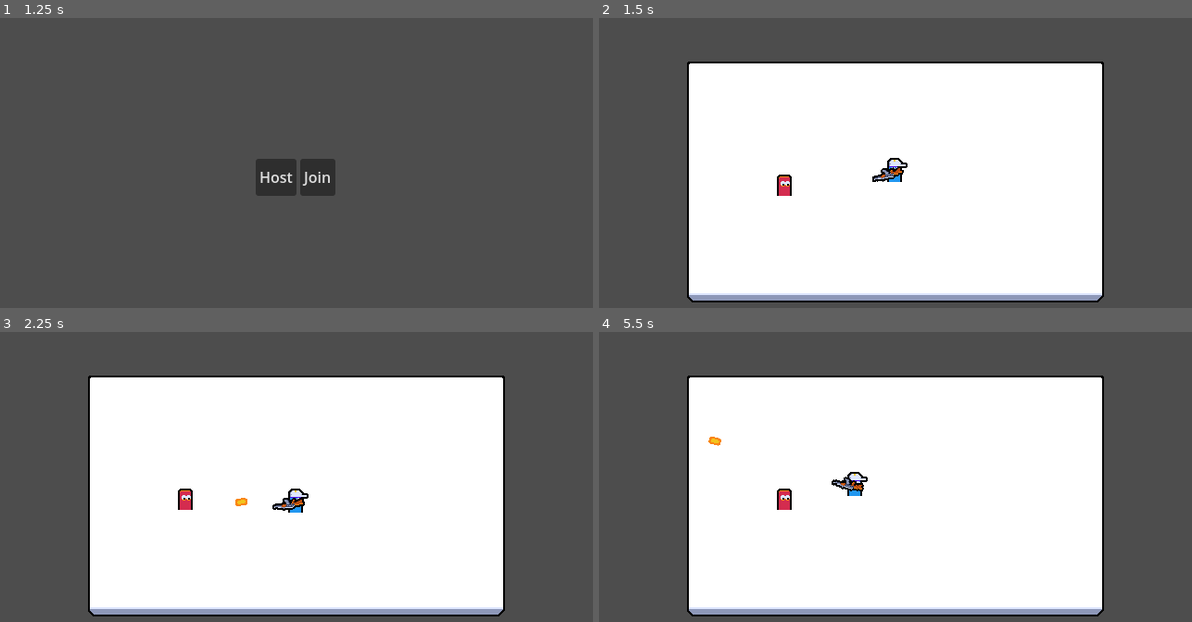
Above: before the commit, frames 1-4 (two rows, left to right).
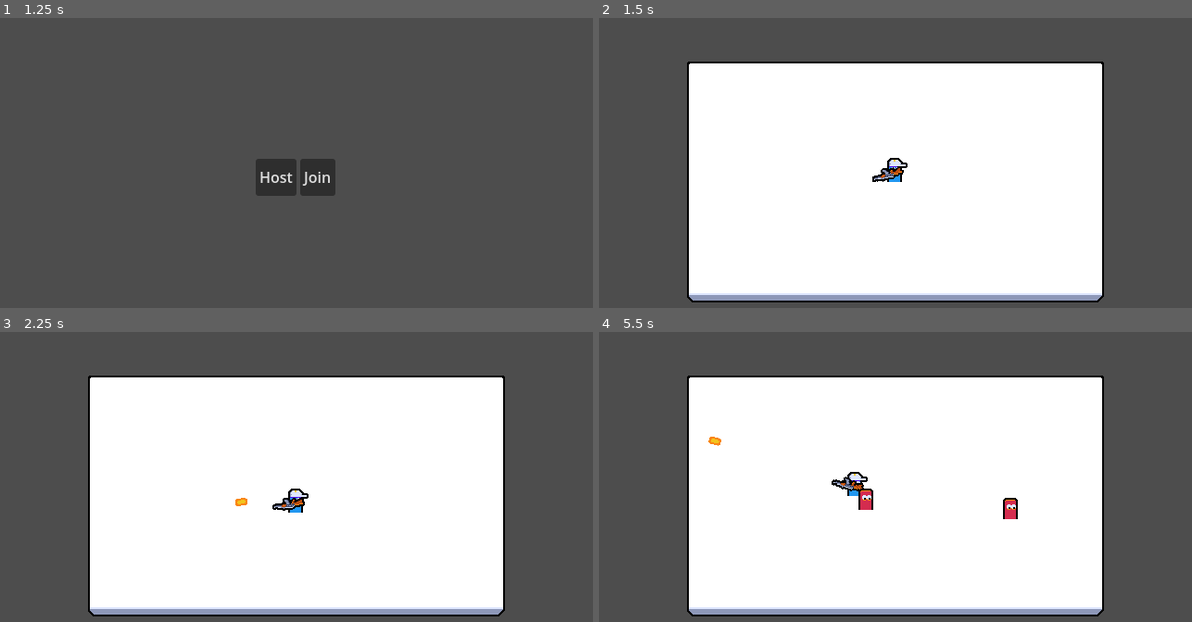
Above: after the commit, the same moments.

Repository: quangtran666/2D-Mutiplayer
Game: Godot game, scene res://ui/main_menu/main_menu.tscn
Two runs of this game, one before a commit and one after it. Both use one fixed random seed, a clock stepped at 60 frames per second and the inputs below.
Inputs (mouse positions are in pixels of both pictures, inside the frame that each line leads up to):
- Up to frame 1 (1.25 s): tap Enter at 0.5 s; move the mouse to (426, 160) at 0.52 s; press the mouse at (426, 160) at 0.53 s; hold D (move_right) from 0.53 s (still down)
- Up to frame 2 (1.5 s): release D (move_right) at 1.25 s; release the mouse at (1025, 160) at 1.25 s; click "Host" at 1.25 s
- Up to frame 3 (2.25 s): tap Space at 2 s; move the mouse to (177, 508) at 2.02 s; hold S (move_down) from 2.03 s (still down); click (177, 508) at 2.1 s
- Up to frame 4 (5.5 s): move the mouse to (954, 419) at 2.77 s; release S (move_down) at 2.78 s; press the mouse at (954, 419) at 2.78 s; hold D (move_right) 2.78-3.53 s; move the mouse to (865, 558) at 3.52 s; release the mouse at (865, 558) at 3.53 s; hold W (move_up) 3.53-4.28 s; click (865, 558) at 3.6 s; move the mouse to (1073, 540) at 4.27 s; press the mouse at (1073, 540) at 4.28 s; hold A (move_left) from 4.28 s (still down); move the mouse to (717, 442) at 5.02 s; release the mouse at (717, 442) at 5.03 s; click (717, 442) at 5.1 s

Frame 1 is identical in both runs. In frame 2, 0.2% of the frame differs, in the area x 30-33%, y 53-62%; in frame 3, 0.2%; in frame 4, 0.5%, in the area x 30-71%, y 53-65%.

Commit message:
Refactor enemy mechanics and add health component
- Removed direct enemy instantiation from main.gd and introduced EnemyManager for spawning.
- Added HealthComponent to manage enemy health and death logic.
- Updated enemy.gd to utilize HealthComponent for damage handling and target acquisition.
- Enhanced enemy.tscn to include health management and target acquisition timer.
- Updated player.tscn to include player group for easier targeting.
- Integrated new components into the main scene for improved organization and functionality.

Diff:
--- /dev/null
+++ b/components/health_component.gd
@@ -0,0 +1,16 @@
+class_name HealthComponent
+extends Node
+
+signal died
+
+@export var max_health: int = 1
+
+var current_health: int
+
+func _ready() -> void:
+    current_health = max_health
+
+func damage(amount: int) -> void:
+    current_health = clamp(current_health - amount, 0, max_health)
+    if current_health == 0:
+        died.emit()
--- /dev/null
+++ b/components/health_component.tscn
@@ -0,0 +1,6 @@
+[gd_scene load_steps=2 format=3 uid="uid://obpgxc15hmtu"]
+
+[ext_resource type="Script" uid="uid://dkvd4sf72y4sy" path="res://components/health_component.gd" id="1_t2tvt"]
+
+[node name="HealthComponent" type="Node"]
+script = ExtResource("1_t2tvt")
--- a/entities/enemy/enemy.gd
+++ b/entities/enemy/enemy.gd
@@ -2,16 +2,44 @@
 extends CharacterBody2D
 
 @onready var area_2d: Area2D = $Area2D
+@onready var target_acquisition_timer: Timer = $TargetAcquisitionTimer
+@onready var health_component: HealthComponent = $HealthComponent
 
-var current_health: int = 5
+var target_position: Vector2
 
 func _ready() -> void:
     area_2d.area_entered.connect(_on_area_entered)
+    target_acquisition_timer.timeout.connect(_on_target_acquisition_timer_timeout)
+    if is_multiplayer_authority():
+        health_component.died.connect(_on_health_component_died)
+        acquire_target()
+
+func _process(_delta: float) -> void:
+    if is_multiplayer_authority():
+        velocity = global_position.direction_to(target_position) * 40
+        move_and_slide()
 
 func handle_hit() -> void:
-    current_health -= 1
-    if current_health <= 0:
-        queue_free()
+    health_component.damage(1)
+
+func acquire_target() -> void:
+    var players = get_tree().get_nodes_in_group("player")
+    var nearest_player: Player = null
+    var nearest_squared_distance: float
+
+    for player in players:
+        if nearest_player == null:
+            nearest_player = player
+            nearest_squared_distance = nearest_player.global_position.distance_squared_to(global_position)
+            continue
+
+        var squared_distance: float = player.global_position.distance_squared_to(global_position)
+        if squared_distance < nearest_squared_distance:
+            nearest_player = player
+            nearest_squared_distance = squared_distance
+
+    if nearest_player != null:
+        target_position = nearest_player.global_position
 
 func _on_area_entered(area: Area2D) -> void:
     if !is_multiplayer_authority():
@@ -21,3 +49,10 @@
         var bullet = area.owner as Bullet
         bullet.register_collision()
         handle_hit()
+
+func _on_target_acquisition_timer_timeout() -> void:
+    if is_multiplayer_authority():
+        acquire_target()
+
+func _on_health_component_died() -> void:
+    queue_free()
--- a/entities/enemy/enemy.tscn
+++ b/entities/enemy/enemy.tscn
@@ -1,12 +1,13 @@
-[gd_scene load_steps=6 format=3 uid="uid://cs3uxguww5dtr"]
+[gd_scene load_steps=7 format=3 uid="uid://cs3uxguww5dtr"]
 
 [ext_resource type="Script" uid="uid://xoicxpxlueb4" path="res://entities/enemy/enemy.gd" id="1_im2q6"]
 [ext_resource type="Texture2D" uid="uid://v52hje6f3n40" path="res://entities/enemy/enemy_medium.png" id="1_ksmh7"]
+[ext_resource type="PackedScene" uid="uid://obpgxc15hmtu" path="res://components/health_component.tscn" id="2_3fvr7"]
 
 [sub_resource type="SceneReplicationConfig" id="SceneReplicationConfig_im2q6"]
 properties/0/path = NodePath(".:global_position")
 properties/0/spawn = true
-properties/0/replication_mode = 0
+properties/0/replication_mode = 1
 
 [sub_resource type="RectangleShape2D" id="RectangleShape2D_ksmh7"]
 size = Vector2(16, 24)
@@ -21,6 +22,13 @@
 
 [node name="MultiplayerSynchronizer" type="MultiplayerSynchronizer" parent="."]
 replication_config = SubResource("SceneReplicationConfig_im2q6")
+
+[node name="TargetAcquisitionTimer" type="Timer" parent="."]
+wait_time = 0.2
+autostart = true
+
+[node name="HealthComponent" parent="." instance=ExtResource("2_3fvr7")]
+max_health = 5
 
 [node name="Area2D" type="Area2D" parent="."]
 position = Vector2(0, -11)
--- a/entities/player/player.tscn
+++ b/entities/player/player.tscn
@@ -12,7 +12,7 @@
 
 [sub_resource type="CircleShape2D" id="CircleShape2D_sfv1e"]
 
-[node name="Player" type="CharacterBody2D"]
+[node name="Player" type="CharacterBody2D" groups=["player"]]
 collision_layer = 0
 motion_mode = 1
 script = ExtResource("1_symyc")
--- a/main.gd
+++ b/main.gd
@@ -1,7 +1,6 @@
 extends Node
 
 var player_scene: PackedScene = preload("res://entities/player/player.tscn")
-var enemy_scene: PackedScene = preload("res://entities/enemy/enemy.tscn")
 
 @onready var multiplayer_spawner: MultiplayerSpawner = $MultiplayerSpawner
 @onready var player_spawn_position: Marker2D = $PlayerSpawnPosition
@@ -16,11 +15,6 @@
 
 	peer_ready.rpc_id(1)
 
-	if is_multiplayer_authority():
-		var enemy = enemy_scene.instantiate() as Enemy
-		enemy.position = Vector2.ONE * 200
-		add_child(enemy)
-
 @rpc("any_peer", "call_local", "reliable")
 func peer_ready() -> void:
 	var sender_id := multiplayer.get_remote_sender_id()
--- a/main.tscn
+++ b/main.tscn
@@ -1,7 +1,8 @@
-[gd_scene load_steps=5 format=3 uid="uid://bpwfgkjf2kihj"]
+[gd_scene load_steps=6 format=3 uid="uid://bpwfgkjf2kihj"]
 
 [ext_resource type="Script" uid="uid://cwf2l7rp25pib" path="res://main.gd" id="1_0xm2m"]
 [ext_resource type="Texture2D" uid="uid://qyv2xhulqyws" path="res://assets/arena.png" id="2_0xm2m"]
+[ext_resource type="PackedScene" uid="uid://b04ycqrbv7stm" path="res://manager/EnemyManager.tscn" id="2_h2yge"]
 
 [sub_resource type="RectangleShape2D" id="RectangleShape2D_0xm2m"]
 size = Vector2(32, 300)
@@ -12,9 +13,22 @@
 [node name="Main" type="Node"]
 script = ExtResource("1_0xm2m")
 
+[node name="EnemyManager" parent="." node_paths=PackedStringArray("enemy_spawn_root", "spawn_rect") instance=ExtResource("2_h2yge")]
+enemy_spawn_root = NodePath("..")
+spawn_rect = NodePath("../SpawnRect")
+
 [node name="MultiplayerSpawner" type="MultiplayerSpawner" parent="."]
 _spawnable_scenes = PackedStringArray("uid://b0cv4kf3ow4ae", "uid://cs3uxguww5dtr")
 spawn_path = NodePath("..")
+
+[node name="SpawnRect" type="ReferenceRect" parent="."]
+custom_minimum_size = Vector2(414, 216)
+offset_left = 113.0
+offset_top = 73.0
+offset_right = 527.0
+offset_bottom = 289.0
+mouse_filter = 2
+metadata/_edit_lock_ = true
 
 [node name="PlayerSpawnPosition" type="Marker2D" parent="."]
 position = Vector2(320, 185)
@@ -26,6 +40,7 @@
 metadata/_edit_lock_ = true
 
 [node name="StaticBodies" type="Node2D" parent="."]
+visible = false
 
 [node name="StaticBody2D" type="StaticBody2D" parent="StaticBodies"]
 position = Vector2(79, 181)
--- /dev/null
+++ b/manager/EnemyManager.tscn
@@ -0,0 +1,14 @@
+[gd_scene load_steps=3 format=3 uid="uid://b04ycqrbv7stm"]
+
+[ext_resource type="Script" uid="uid://beh3x6pxkohfu" path="res://manager/enemy_manager.gd" id="1_26fr1"]
+[ext_resource type="PackedScene" uid="uid://cs3uxguww5dtr" path="res://entities/enemy/enemy.tscn" id="2_hctvm"]
+
+[node name="EnemyManager" type="Node"]
+script = ExtResource("1_26fr1")
+enemy_scene = ExtResource("2_hctvm")
+
+[node name="RoundTimer" type="Timer" parent="."]
+one_shot = true
+
+[node name="SpawnIntervalTimer" type="Timer" parent="."]
+one_shot = true
--- /dev/null
+++ b/manager/enemy_manager.gd
@@ -0,0 +1,50 @@
+class_name EnemyManager
+extends Node
+
+const ROUND_BASE_TIME: int = 10
+const ROUND_GROWTH: int = 5
+const BASE_ENEMY_SPAWN_TIME: float = 2
+const ENEMY_SPAWN_TIME_GROWTH: float = -0.15
+
+@export var enemy_scene: PackedScene
+@export var enemy_spawn_root: Node
+@export var spawn_rect: ReferenceRect
+
+@onready var spawn_interval_timer: Timer = $SpawnIntervalTimer
+@onready var round_timer: Timer = $RoundTimer
+
+var round_count: int
+
+func _ready() -> void:
+    spawn_interval_timer.timeout.connect(_on_spawn_interval_timer_timeout)
+    round_timer.timeout.connect(_on_round_timer_timeout)
+    begin_round()
+
+func begin_round() -> void:
+    round_count += 1
+    round_timer.wait_time = ROUND_BASE_TIME + ((round_count - 1) * ROUND_GROWTH)
+    round_timer.start()
+
+    spawn_interval_timer.wait_time = BASE_ENEMY_SPAWN_TIME + ((round_count - 1) * ENEMY_SPAWN_TIME_GROWTH)
+    spawn_interval_timer.start()
+
+func get_random_spawn_position() -> Vector2:
+    var x = randf_range(0, spawn_rect.size.x)
+    var y = randf_range(0, spawn_rect.size.y)
+
+    return spawn_rect.global_position + Vector2(x, y)
+
+func spawn_enemy() -> void:
+    var enemy := enemy_scene.instantiate() as Enemy
+    enemy.global_position = get_random_spawn_position()
+    enemy_spawn_root.add_child(enemy, true)
+
+func _on_spawn_interval_timer_timeout() -> void:
+    if is_multiplayer_authority():
+        spawn_enemy()
+        spawn_interval_timer.start()
+
+func _on_round_timer_timeout() -> void:
+    if is_multiplayer_authority():
+        spawn_interval_timer.stop()
+        print("Round %d ended" % round_count)
Not shown, added: components/health_component.gd.uid
Not shown, added: manager/enemy_manager.gd.uid
